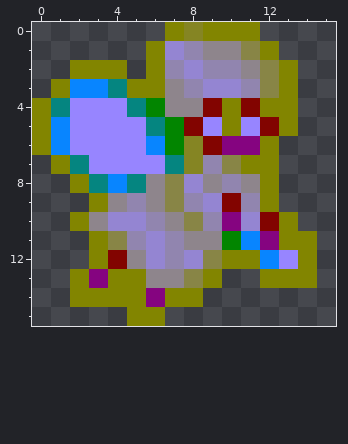
Pixel-art sprite: images/units/FW_FAERIE_DREAMWEAVER+mask.png. The first picture shows the starting point.
The file is 16x16 pixels.
After:
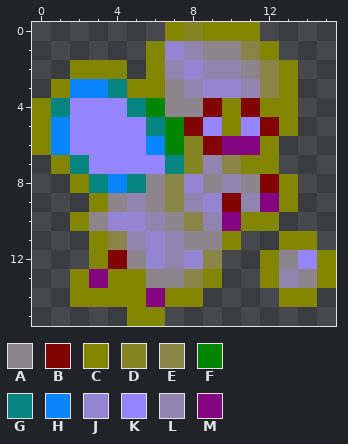
Palette (. is transparent): A #8e858c  B #820400  C #828500  D #858523  E #888546  F #028500  G #058580  H #0885ff  J #9485d2  K #9785ff  L #9185af  M #850480
What changed:
{"y":8,"x":12,"old":"C.","new":"BC"}
{"y":9,"x":12,"old":"C.","new":"MC"}
{"y":10,"x":11,"old":"JBC","new":"CC."}
{"y":11,"x":10,"old":"FHM","new":"C.."}
{"y":12,"x":10,"old":"CCHKC.","new":"..CAKC"}
{"y":13,"x":13,"old":"CC.","new":"LAC"}
{"y":14,"x":13,"old":"..","new":"CC"}
{"label":"changed","picture_box":[222,174,336,307]}
